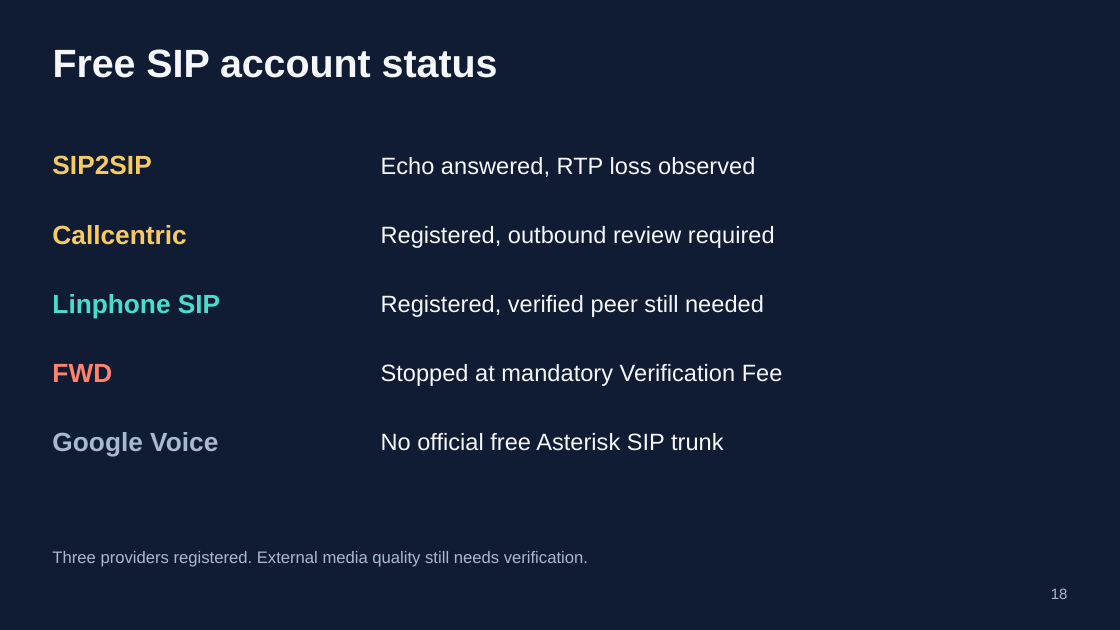
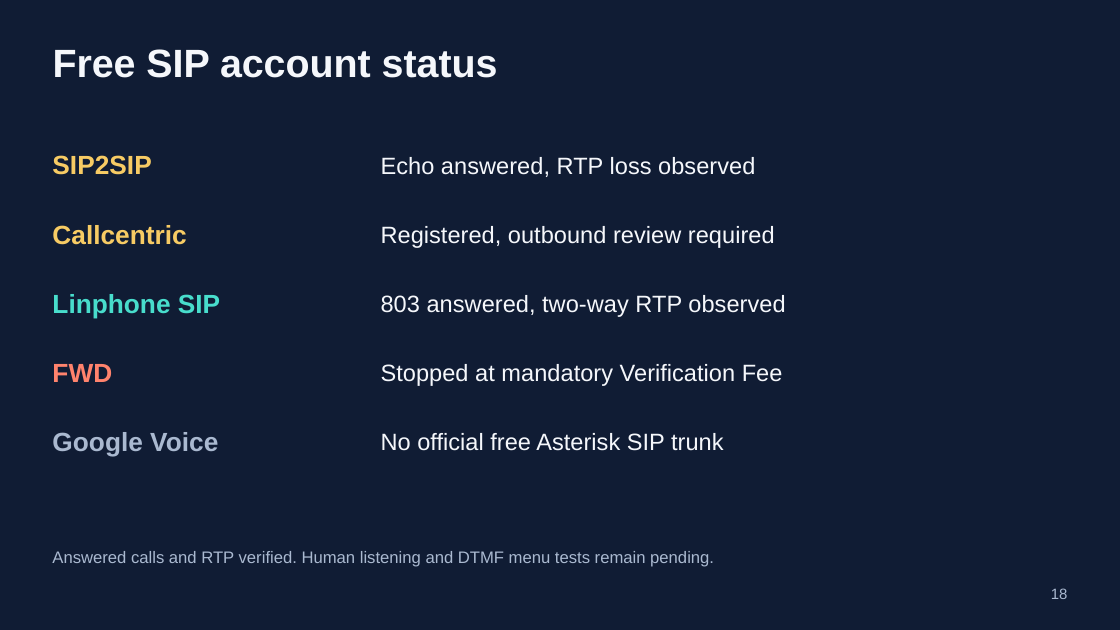
Before and after one commit to 4alvit/cisco-home-telephony, a slide deck: slide 18 of docs/slides/cisco-home-telephony.pptx. Drawn at 1120x630 pixels with LibreOffice and Linux fonts; fonts in the diff are those of the drawing. Boxes give left, top, right and bottom in pixels: in the first picture for what was removed or moved away, otherwise in the second. Text is boxed around its words. In the diff, an @@ line names an element or a change of style, - is before the commit and + after.

Commit message:
Document verified phone services and external SIP outcomes

```diff
--- a/docs/slides/cisco-home-telephony.pptx
+++ b/docs/slides/cisco-home-telephony.pptx
@@ text at bbox=[381, 295, 785, 317]: text changed @@
-Registered, verified peer still needed
+803 answered, two-way RTP observed
@@ text at bbox=[52, 551, 714, 567]: text changed @@
-Three providers registered. External media quality still needs verification.
+Answered calls and RTP verified. Human listening and DTMF menu tests remain pending.
```
Also in this commit, not shown: 1 other slide changed, 8 other files.
